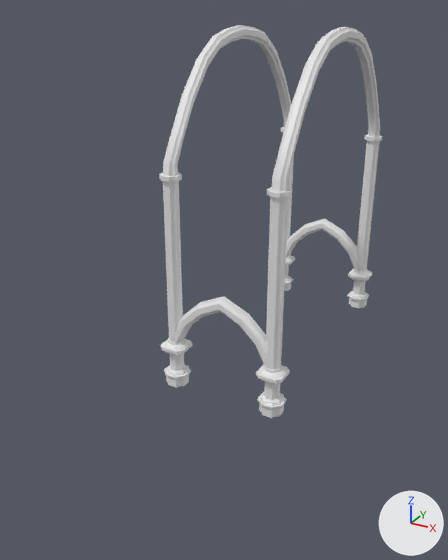
Renders of the FBX model Assets/Davido/Pillar/PillarChurchDoorroom.fbx from each side of a commit.
Camera for both pictures: a camera (50 mm lens) standing at (37.9, -88.6, 53.2) and looking at (-5.8, -9.1, 13.5). Lighting does not change. The marker at lower right points along +X, +Y and +Z. Vertices at the same position are counted once.

The older version as bpy lines, for what is in view:
```python
me_plane_010 = bpy.data.meshes.new('Plane.010')
me_plane_010.from_pydata(...)  # 2960 vertices, 2800 faces; spans x -9.9..9.9, y -21.9..21.9, z 0.0..50.7
ob_plane_009 = bpy.data.objects.new('Plane.009', me_plane_010)
ob_plane_009.location = (0.0, 0.0, 0.0)
```
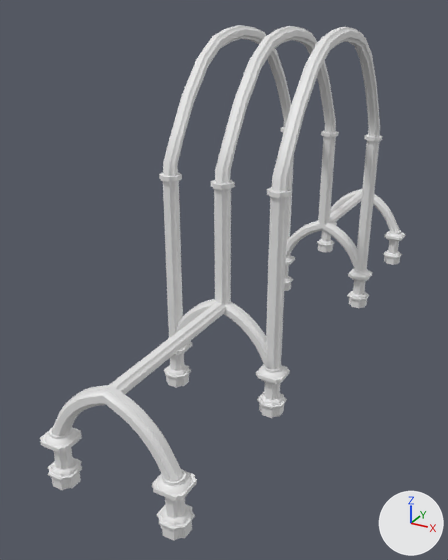
Pixel boxes (x1, y1, x2, y2) of what changed, in the pictures (448 x 560 px; the box of a moved part takes in the faces that stretch with it):
'Plane.009', reshaped (63% wider, 31% taller)
    before: (159, 25, 383, 418)
    after: (40, 25, 405, 541)
part 1 of me_plane_010, added
    after: (152, 469, 197, 541)
part 2 of me_plane_010, added
    after: (40, 427, 82, 490)
part 3 of me_plane_010, added
    after: (383, 230, 405, 265)
part 4 of me_plane_010, added
    after: (317, 222, 337, 252)
part 5 of me_plane_010, added
    after: (52, 385, 183, 482)
part 6 of me_plane_010, added
    after: (330, 189, 400, 232)
part 7 of me_plane_010, added
    after: (109, 302, 226, 394)
part 8 of me_plane_010, added
    after: (330, 190, 362, 224)
part 9 of me_plane_010, moved or reshaped
    before: (161, 29, 383, 415)
    after: (175, 26, 360, 369)

The edits, one by one:
me_plane_010 is used by ob_plane_009; location (0.0, 0.0, 0.0).
me_plane_010 had 2960 vertices, 2800 faces and spanned x -9.9..9.9, y -21.9..21.9, z 0.0..50.7.
me_plane_010 now has 5298 vertices, 4988 faces and spans x -9.9..9.9, y -47.2..47.2, z 0.0..50.7.
me_plane_010 part 1: a new loose piece of 374 vertices spanning x 6.1..9.9, y -47.2..-43.3, z 0.0..7.5.
me_plane_010 part 2: a new loose piece of 374 vertices spanning x -9.9..-6.1, y -47.2..-43.3, z 0.0..7.5.
me_plane_010 part 3: a new loose piece of 374 vertices spanning x 6.1..9.9, y 43.3..47.2, z 0.0..7.5.
me_plane_010 part 4: a new loose piece of 374 vertices spanning x -9.9..-6.1, y 43.3..47.2, z 0.0..7.5.
me_plane_010 part 5: a new loose piece of 255 vertices spanning x -9.0..9.0, y -46.2..-44.2, z 7.2..16.1.
me_plane_010 part 6: a new loose piece of 255 vertices spanning x -9.0..9.0, y 44.2..46.2, z 7.2..16.1.
me_plane_010 part 7: a new loose piece of 36 vertices spanning x -1.0..1.0, y -45.2..-19.3, z 14.1..15.8.
me_plane_010 part 8: a new loose piece of 36 vertices spanning x -1.0..1.0, y 19.3..45.2, z 14.1..15.8.
me_plane_010 part 9: 134 vertices moved from x -6.6..6.6, y -21.0..21.0, z 10.4..15.6 to x -7.3..7.3, y -21.0..21.0, z 9.2..15.6; 480 vertices removed from x -9.9..9.9, y -21.0..21.0, z 0.0..49.8; 740 vertices added at x -7.3..7.3, y -21.4..21.4, z 10.5..50.7.
